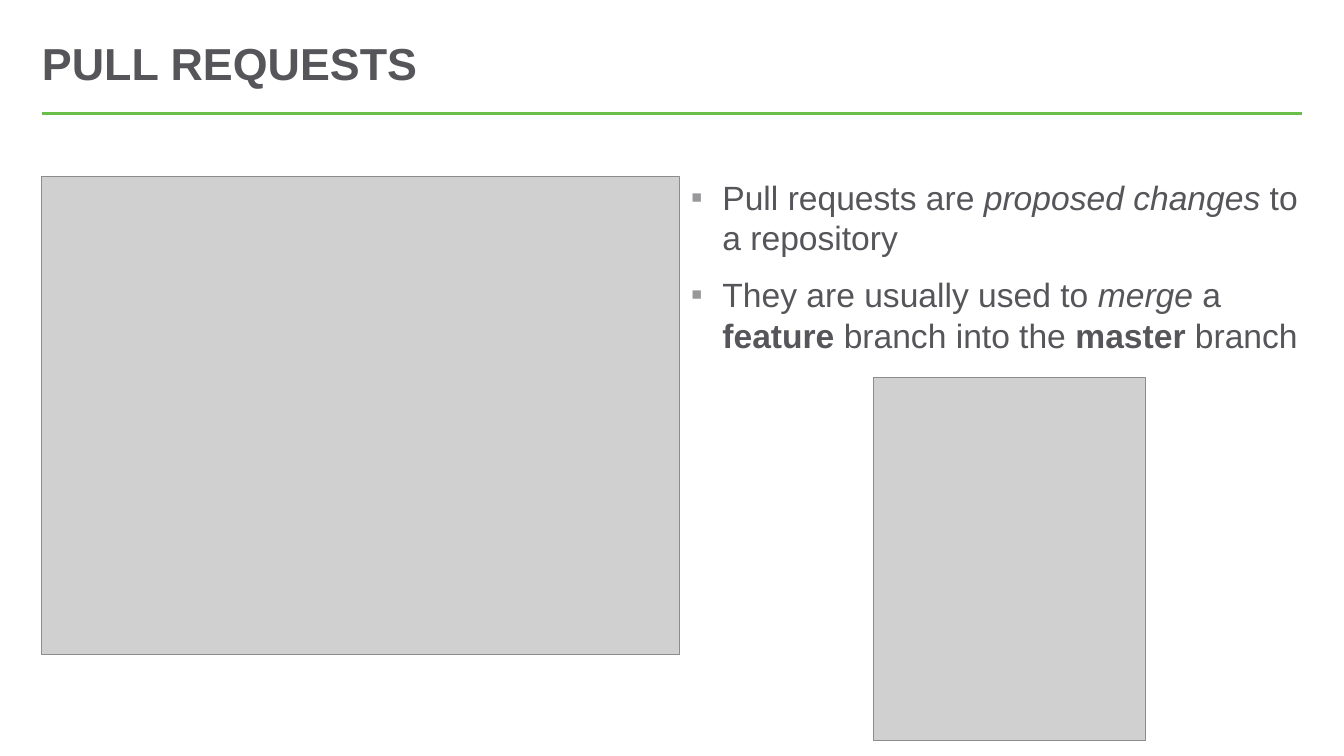
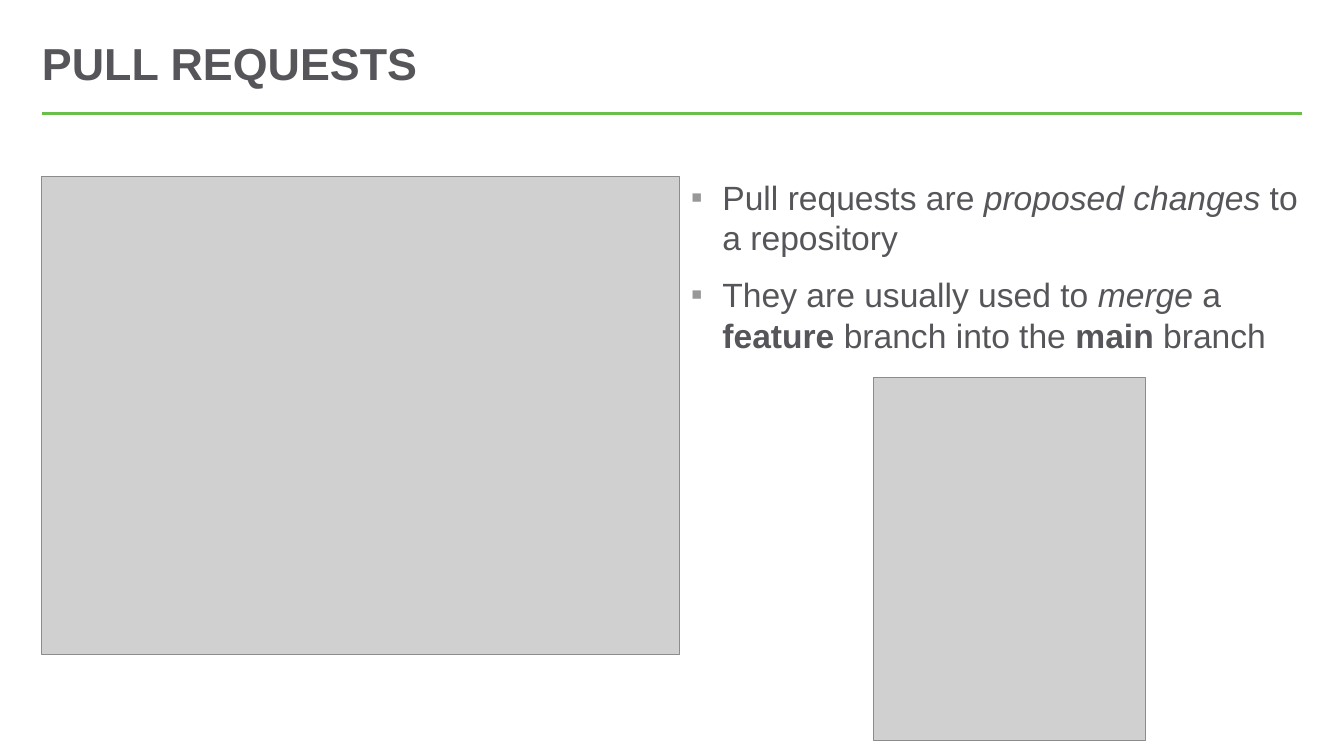
Before and after one commit to hylandtechoutreach/hackathon, a slide deck: slide 16 of IntroToGit/Presentation.pptx. Drawn at 1344x756 pixels with LibreOffice and Linux fonts; fonts in the diff are those of the drawing; grey boxes stand for pictures. Boxes give left, top, right and bottom in pixels: in the first picture for what was removed or moved away, otherwise in the second. Text is boxed around its words. In the diff, an @@ line names an element or a change of style, - is before the commit and + after.

```diff
--- a/IntroToGit/Presentation.pptx
+++ b/IntroToGit/Presentation.pptx
@@ text at bbox=[722, 282, 1266, 349]: text changed @@
-▪ They are usually used to merge a feature branch into the master branch
+▪ They are usually used to merge a feature branch into the main branch
```
Also in this commit, not shown: 3 other slides changed.
